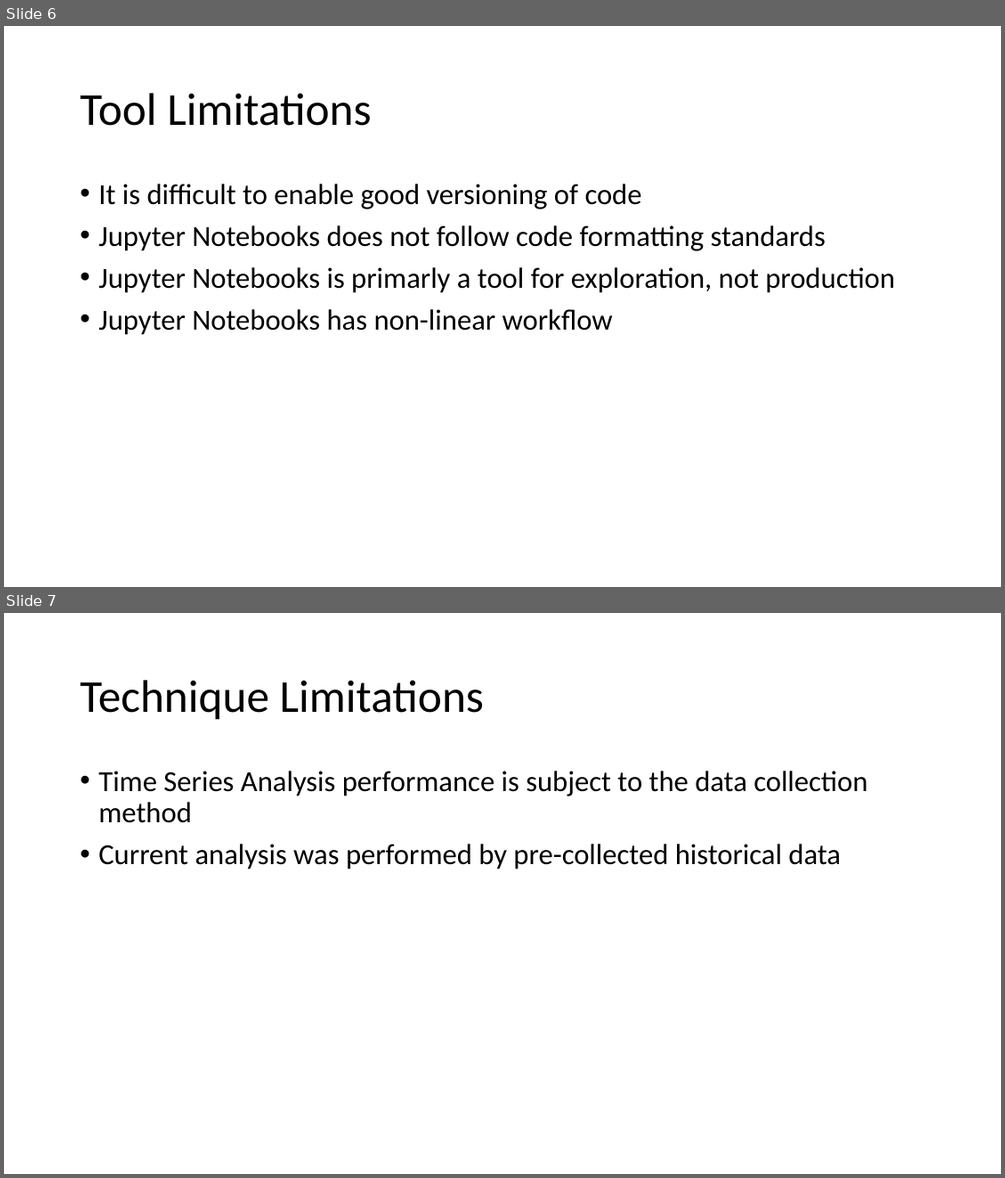
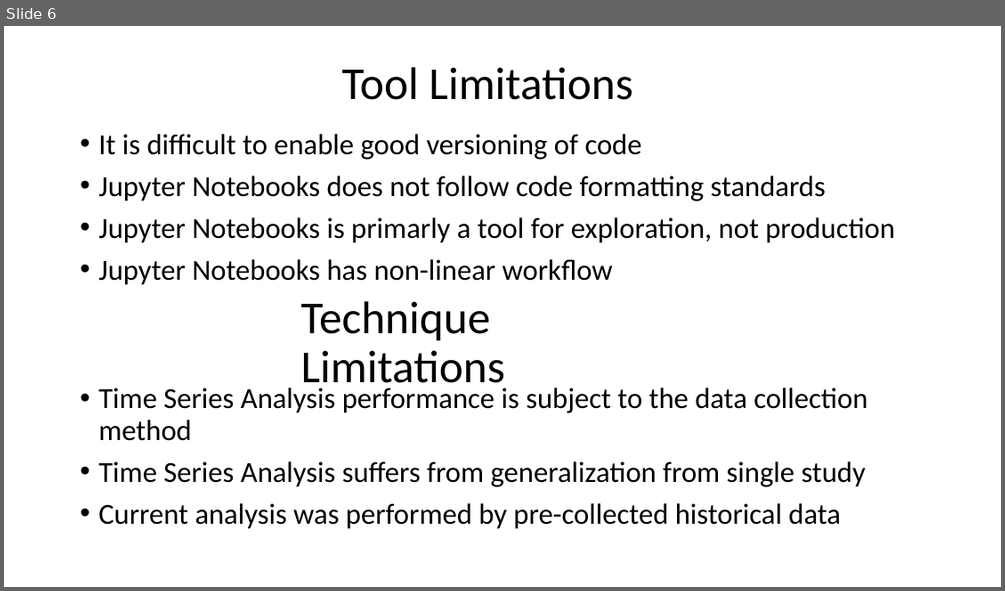
Before and after one commit to frymanation/D214-Capstone, a slide deck: Task 3/Jon Fryman - D214 - Task 3.pptx. Shown one above the other, each under a label of ours: slides 6 and 7 before the commit, slide 6 after it. The pictures are 1005x1178 and 1005x591 pixels, drawn with LibreOffice and Linux fonts; fonts in the diff are those of the drawing. Boxes give left, top, right and bottom in pixels: in the first picture for what was removed or moved away, otherwise in the second. Text is boxed around its words. In the diff, an @@ line names an element or a change of style, - is before the commit and + after.

```diff
--- a/Task 3/Jon Fryman - D214 - Task 3.pptx
+++ b/Task 3/Jon Fryman - D214 - Task 3.pptx
@@ slide 7 removed at (4, 613, 1001, 1174), background #FFFFFF @@
@@ title removed at (80, 680, 484, 720) @@
-Technique Limitations
@@ text removed at (98, 771, 867, 869) @@
-• Time Series Analysis performance is subject to the data collection method
-• Current analysis was performed by pre-collected historical data
@@ slide 6 changed as well @@
@@ title "Tool Limitations": place and size @@
-title "Tool Limitations" at (80, 93, 371, 126)
+title "Tool Limitations" at (342, 67, 632, 100)
@@ text "It is difficult to enable ...": place and size @@
-text "It is difficult to enable ..." at (98, 184, 895, 335)
+text "It is difficult to enable ..." at (98, 134, 895, 285)
@@ text added at (301, 301, 505, 394), 44 pt, text #000000 @@
+Technique Limitations
@@ text added at (98, 387, 867, 529), 28 pt, text #000000 @@
+• Time Series Analysis performance is subject to the data collection method
+• Time Series Analysis suffers from generalization from single study
+• Current analysis was performed by pre-collected historical data
```
Also in this commit, not shown: 7 other slides changed, 1 slide added, 1 other slide removed.
